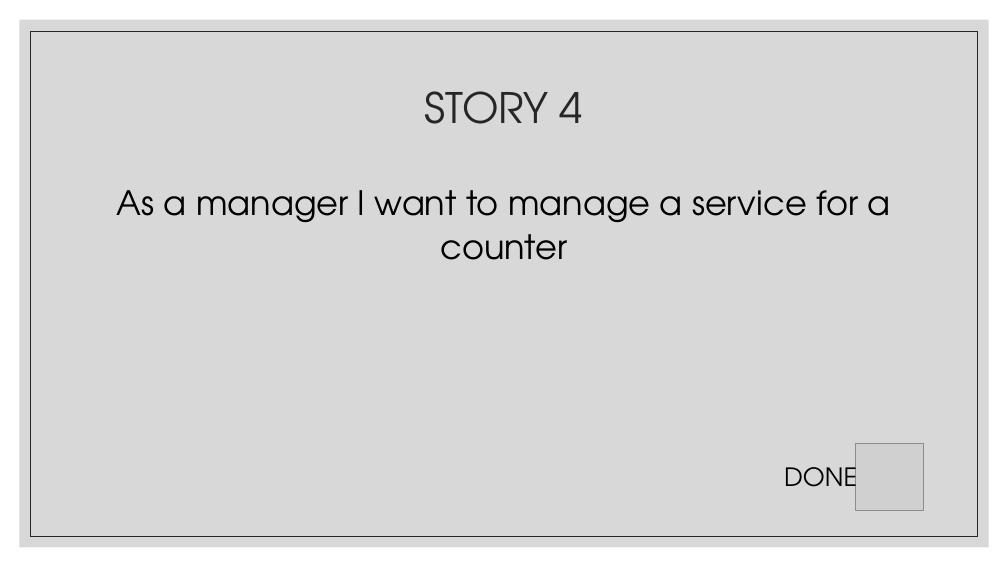
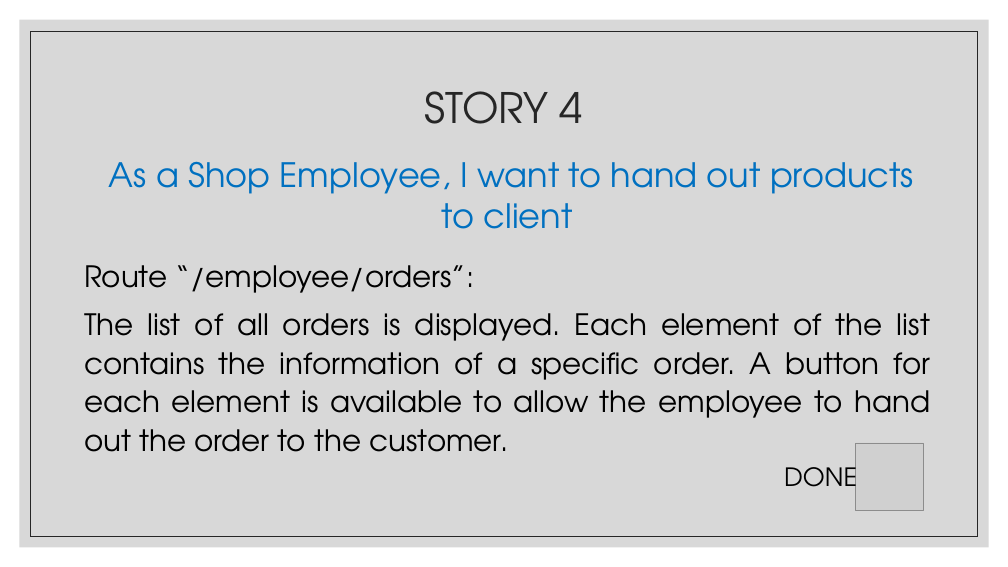
Before and after one commit to se2-p02/spg, a slide deck: slide 8 of presentations/SPG_spint1_presentation.pptx (slide 7 before the commit). Drawn at 1008x567 pixels with LibreOffice and Linux fonts; fonts in the diff are those of the drawing; grey boxes stand for pictures. Boxes give left, top, right and bottom in pixels: in the first picture for what was removed or moved away, otherwise in the second. Text is boxed around its words. In the diff, an @@ line names an element or a change of style, - is before the commit and + after.

```diff
--- a/presentations/SPG_spint1_presentation.pptx
+++ b/presentations/SPG_spint1_presentation.pptx
@@ text at (109,161,914,229): text changed; text colour #000000 to #0070C0 @@
-As a manager I want to manage a service for a counter
+As a Shop Employee, I want to hand out products to client
@@ text added at (84,265,931,452), 28 pt, text #000000 @@
+Route “/employee/orders”:
+The list of all orders is displayed. Each element of the list contains the information of a specific order. A button for each element is available to allow the employee to hand out the order to the customer.
```
Also in this commit, not shown: 6 other slides changed, 1 slide added.
